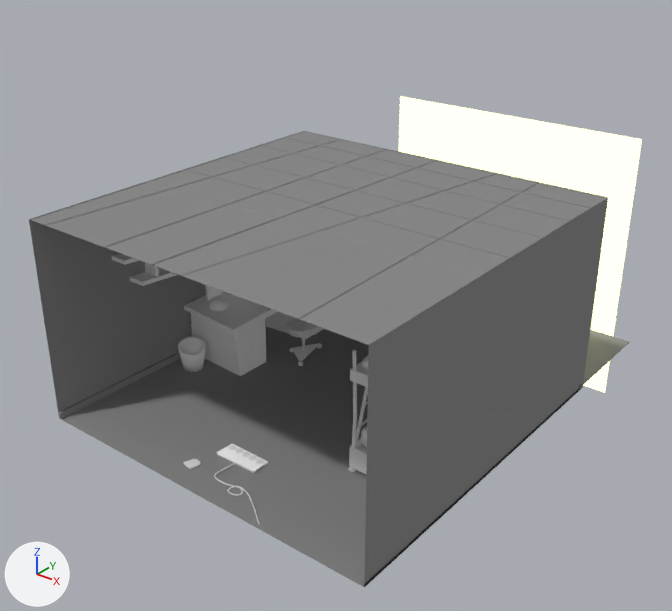
Two versions of the Blender file Color_Room.blend, one commit apart.
Rendered twice from a 50 mm lens placed at (22.2, -27.2, 21.9), pointed at (-2.4, 3.5, 2.9). Lighting does not change. The marker at lower left points along +X, +Y and +Z.
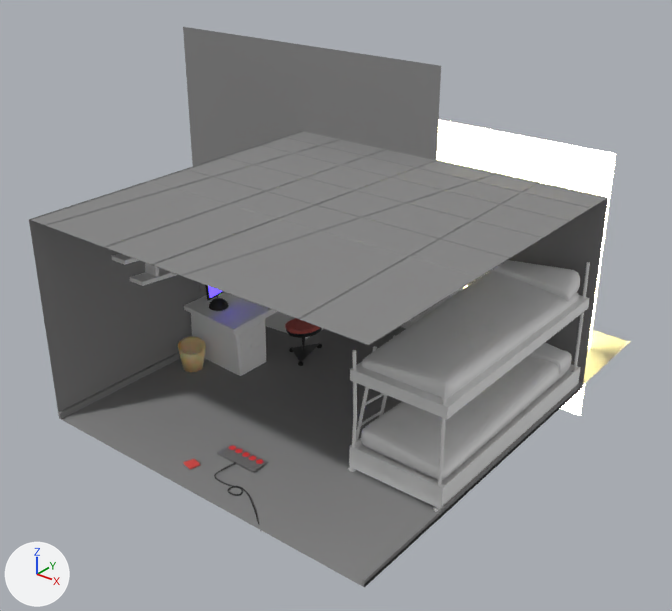
Where the newer file only moved an object's origin or applied its transform, the numbers keep the older frame.

Where the change shows, as pixel boxes [x1, y1, x2, y2] in the pictures (672 x 611 px):
'Cube', reshaped (23% taller): before [29, 131, 630, 587]; after [29, 27, 630, 587]
'Plane.003', recoloured, surface changed, moved: before [399, 96, 642, 393]; after [437, 120, 616, 416]
'Cylinder.030', recoloured (grey to brown): [178, 336, 206, 372] in both
'Cube.005', recoloured (white to grey): [217, 444, 268, 473] in both
'Cylinder.019', reshaped: before [285, 318, 321, 337]; after [285, 318, 322, 338]
part 1 of me_cylinder_020, built on: before [285, 327, 321, 337]; after [285, 327, 322, 338]
part 2 of me_cylinder_020, recoloured (grey to brown): [285, 318, 318, 331] in both
part 3 of me_cube, added: after [183, 27, 441, 166]
'Cube.008', unchanged, uncovered by the edit: before [362, 356, 368, 369]; after [362, 270, 579, 398]
'Cube.004', unchanged, uncovered by the edit: before [361, 426, 367, 448]; after [361, 350, 572, 480]
'Cube.006', unchanged, uncovered by the edit: before [349, 438, 367, 474]; after [349, 364, 581, 509]
'Cube.007', unchanged, uncovered by the edit: before [350, 362, 368, 387]; after [350, 295, 590, 419]

Edits to the bpy script that builds the scene:
```text
Change mat_material_005:
    mat_material_005.base_color: (0.8, 0.777, 0.395) -> (0.8, 0.698, 0.277)  # beige #e7e4a9 -> yellow #e7da90
    mat_material_005.strength: 2.4 -> 35.0
Add mat_papelera:
    mat_papelera = principled_material('Papelera')
    mat_papelera.base_color = (0.8, 0.555, 0.257)  # beige #e7c48b
    mat_papelera.roughness = 0.318
    mat_papelera.subsurface_weight = 1.0
    mat_papelera.subsurface_radius = (0.8, 0.669, 0.512)
    mat_papelera.subsurface_scale = 0.0318
    mat_papelera.specular_ior_level = 0.627
Add mat_plástico_mando:
    mat_plástico_mando = principled_material('Plástico mando')
    mat_plástico_mando.base_color = (0.179, 0.179, 0.179)  # grey #757575
    mat_plástico_mando.metallic = 0.0636
    mat_plástico_mando.roughness = 0.336
    mat_plástico_mando.specular_ior_level = 0.682
Add mat_tela_silla:
    mat_tela_silla = bpy.data.materials.new('Tela silla')
    # nodes: BsdfPrincipled, Bump, OutputMaterial, TexNoise
    # colours: red #e7716d
Add mat_monitor:
    mat_monitor = bpy.data.materials.new('Monitor')
    # nodes: BsdfPrincipled, Bump, OutputMaterial, TexNoise
    # colours: black #232323
Change me_cylinder_020:
    used by ob_cylinder_019; location = (-3.63, 2.69, 1.53); rotation_euler = (0.0, -0.148, 0.0), in degrees (0, -8.5, 0); scale = (0.763, 0.763, 0.075)
    remove me_cylinder_020.from_pydata(...)  # 36 vertices, 20 faces; spans x -1.15..1.24, y -1.22..1.22, z -1.0..4.27
    add me_cylinder_020.from_pydata(...)  # 72 vertices, 56 faces; spans x -1.15..1.24, y -1.22..1.22, z -1.06..4.27
    me_cylinder_020 part 1
    18 vertices are removed from x -0.98..0.98, y -1.0..1.0, z -1.0
    19 faces are deleted
    54 vertices are added at x -1.12..1.16, y -1.16..1.16, z -1.06..1.69
    18 new faces join them, mat_tela_silla
    37 new faces join them, mat_monitor
    me_cylinder_020 part 2: 1 face spanning x -1.15..1.24, y -1.22..1.22, z 4.27 switches from no material to mat_tela_silla
    add me_cylinder_020.materials.append(mat_tela_silla)
    add me_cylinder_020.materials.append(mat_monitor)
Change me_cube_005:
    where me_cube_005.from_pydata(...)  # 180 vertices, 182 faces; spans x -1.03..1.06, y -1.13..1.0, z 0.48..1.42
    remove me_cube_005.materials.append(mat_material_004)  # white #ffffff
    add me_cube_005.materials.append(mat_plástico_mando)  # grey #757575
Change me_cylinder_031:
    where me_cylinder_031.from_pydata(...)  # 128 vertices, 98 faces; spans x -0.91..1.02, y -0.99..0.99, z -1.0..1.27
    add me_cylinder_031.materials.append(mat_papelera)  # beige #e7c48b
Change me_cube:
    used by ob_cube; location = (0.0, 0.0, 4.69); scale = (8.17, 8.17, 4.52)
    remove me_cube.from_pydata(...)  # 308 vertices, 265 faces; spans x -1.08..1.0, y -1.0..1.68, z -1.0..1.0
    add me_cube.from_pydata(...)  # 318 vertices, 271 faces; spans x -2.04..1.0, y -1.0..1.68, z -1.0..1.95
    me_cube part 3: 10 vertices added at x -2.04..-0.02, y 1.0, z -1.0..1.95
Change ob_plane_003:
    ob_plane_003.location: (0.0, 14.69, 3.14) -> (0.0, 11.8, 3.14)
```
